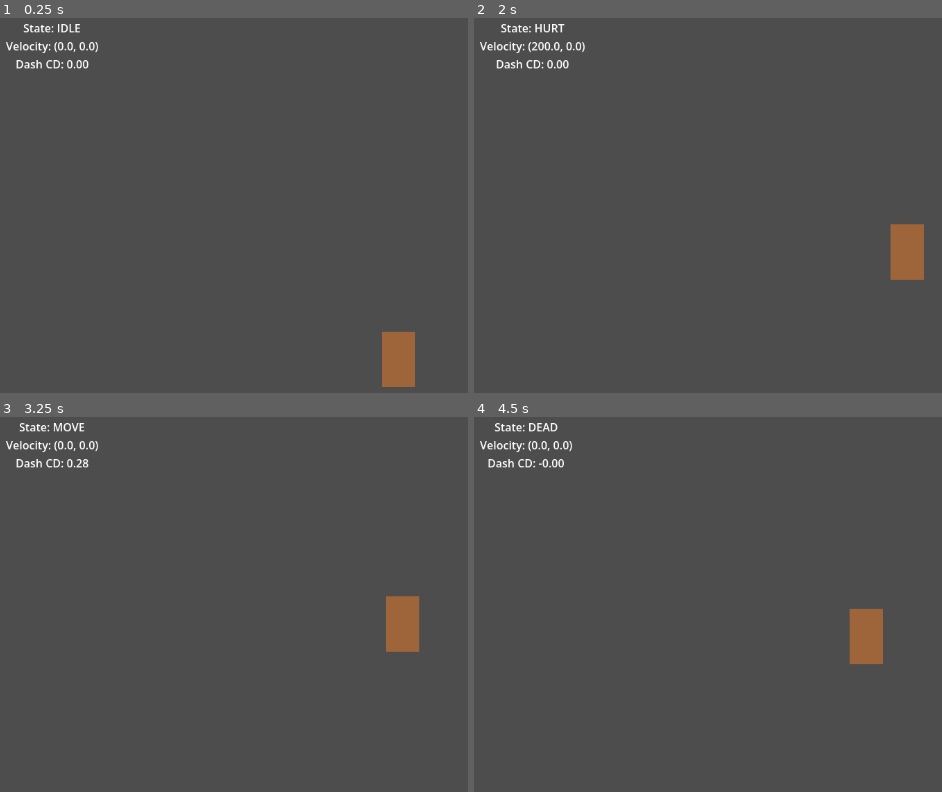
Above: before the commit, frames 1-4 (two rows, left to right).
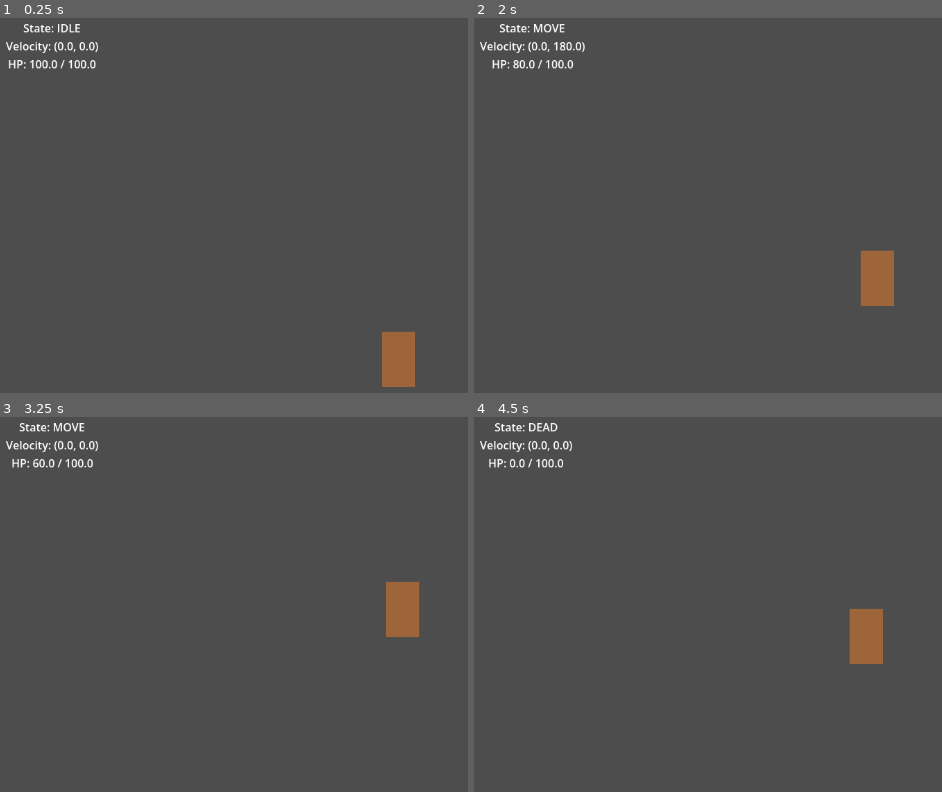
Above: after the commit, the same moments.

Repository: SafiaNassiri/Dark_ARPG
Game: Godot game, scene res://scenes/world/TestScene.tscn
Same seed, same stepped clock (60 frames per second), same inputs: the game is played once before the commit and once after it.
Inputs:
- Up to frame 1 (0.25 s): no input
- Up to frame 2 (2 s): tap Enter (ui_accept) at 0.5, 1.35, 1.52, 1.82 s; hold D (move_right) 0.53-1.28 s; hold Enter (ui_accept) 0.53-1.28 s; tap Shift (dash) at 0.6, 1.55 s; hold S (move_down) from 1.28 s (still down)
- Up to frame 3 (3.25 s): release S (move_down) at 2.03 s; hold D (move_right) 2.03-2.78 s; hold Enter (ui_accept) 2.03-2.78 s; tap Shift (dash) at 2.1, 2.85 s; hold W (move_up) from 2.78 s (still down); tap Enter (ui_accept) at 3.02 s
- Up to frame 4 (4.5 s): tap Enter (ui_accept) at 3.32 s; release W (move_up) at 3.53 s; hold Enter (ui_accept) 3.53-4.28 s; hold A (move_left) from 3.53 s (still down); tap Escape (ui_cancel) at 4.15 s; tap Shift (dash) at 4.35 s

The runs differ from the first frame. In frame 1, 0.3% of the frame differs, in the area x 1-21%, y 11-14%; in frame 2, 2.6%, in the area x 3-97%, y 1-77%; in frame 3, 0.8%; in frame 4, 0.2%.

Commit message:
feat: add reusable health system with iframes, signals, and knockback

Diff:
--- /dev/null
+++ b/scenes/Health.gd
@@ -0,0 +1,74 @@
+extends Node
+
+# STATS
+@export var max_health: float = 100.0
+@export var invincibility_duration: float = 0.5   # seconds of iframes after hit
+
+# STATE
+var current_health: float = max_health
+var is_dead: bool = false
+var is_invincible: bool = false
+
+# SIGNALS
+signal health_changed(current: float, maximum: float)
+signal died
+signal hit_taken(amount: float)
+
+
+func _ready() -> void:
+	current_health = max_health
+
+
+# PUBLIC API
+
+func take_damage(amount: float, knockback_dir: Vector2 = Vector2.ZERO, knockback_force: float = 0.0) -> void:
+	if is_dead or is_invincible:
+		return
+
+	current_health = clamp(current_health - amount, 0.0, max_health)
+	emit_signal("health_changed", current_health, max_health)
+	emit_signal("hit_taken", amount)
+
+	# Tell the parent to play hurt reaction + knockback
+	var parent = get_parent()
+	if parent.has_method("take_hit"):
+		parent.take_hit(knockback_dir, knockback_force)
+
+	if current_health <= 0.0:
+		_die()
+	else:
+		_start_invincibility()
+
+
+func heal(amount: float) -> void:
+	if is_dead:
+		return
+	current_health = clamp(current_health + amount, 0.0, max_health)
+	emit_signal("health_changed", current_health, max_health)
+
+
+func get_health_percent() -> float:
+	return current_health / max_health
+
+
+func is_alive() -> bool:
+	return not is_dead
+
+
+# INTERNAL
+
+func _die() -> void:
+	if is_dead:
+		return
+	is_dead = true
+	emit_signal("died")
+
+	var parent = get_parent()
+	if parent.has_method("die"):
+		parent.die()
+
+
+func _start_invincibility() -> void:
+	is_invincible = true
+	await get_tree().create_timer(invincibility_duration).timeout
+	is_invincible = false
--- a/scenes/Player.tscn
+++ b/scenes/Player.tscn
@@ -1,6 +1,7 @@
 [gd_scene format=3 uid="uid://dm6r48uinqwea"]
 
 [ext_resource type="Script" uid="uid://dyxgajhyaupyh" path="res://scripts/player/Player.gd" id="1_p0vlq"]
+[ext_resource type="Script" uid="uid://nv040muu0l5h" path="res://scenes/Health.gd" id="2_v6fml"]
 
 [sub_resource type="CapsuleShape2D" id="CapsuleShape2D_5q5h1"]
 radius = 12.0
@@ -28,3 +29,6 @@
 [node name="CollisionShape2D" type="CollisionShape2D" parent="HurtBox" unique_id=1928067742]
 position = Vector2(0, 10)
 shape = SubResource("RectangleShape2D_5q5h1")
+
+[node name="Health" type="Node" parent="." unique_id=1540953047]
+script = ExtResource("2_v6fml")
--- a/scripts/label.gd
+++ b/scripts/label.gd
@@ -1,11 +1,12 @@
 extends Label
 
 @onready var player = get_tree().get_first_node_in_group("player")
+@onready var health = get_tree().get_first_node_in_group("player").get_node("Health")
 
 func _process(_delta):
-	if player:
-		text = "State: %s\nVelocity: %s\nDash CD: %.2f" % [
-			player.State.keys()[player.current_state],
-			str(player.velocity.round()),
-			player.dash_cooldown_timer
-		]
+	text = "State: %s\nVelocity: %s\nHP: %s / %s" % [
+		player.State.keys()[player.current_state],
+		str(player.velocity.round()),
+		health.current_health,
+		health.max_health
+	]
--- a/scripts/player/Player.gd
+++ b/scripts/player/Player.gd
@@ -131,7 +131,7 @@
 
 # DEBUG
 func _input(event: InputEvent) -> void:
-	if event.is_action_pressed("ui_accept"):   # Enter key — test take_hit
-		take_hit(Vector2.RIGHT, 200.0)
+	if event.is_action_pressed("ui_accept"):   # Enter — test damage
+		$Health.take_damage(10.0, Vector2.RIGHT, 200.0)
 	if event.is_action_pressed("ui_cancel"):   # Escape — test die
-		die()
+		$Health.take_damage(999.0)
Not shown, added: scenes/Health.gd.uid
